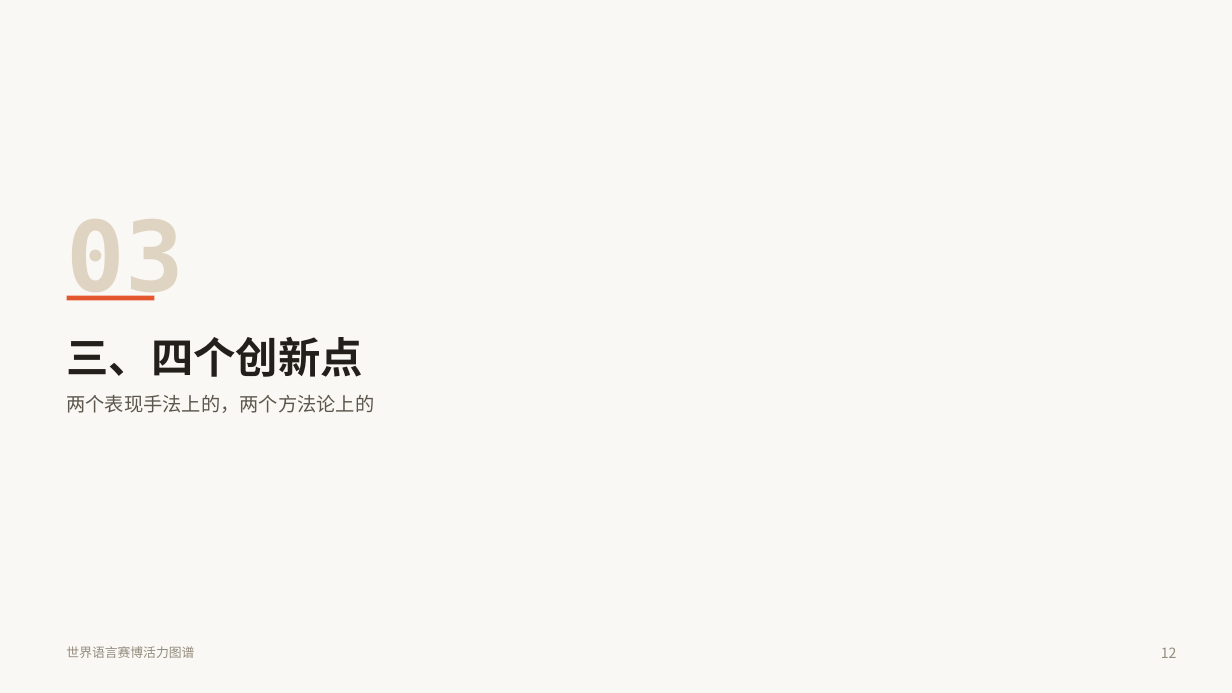
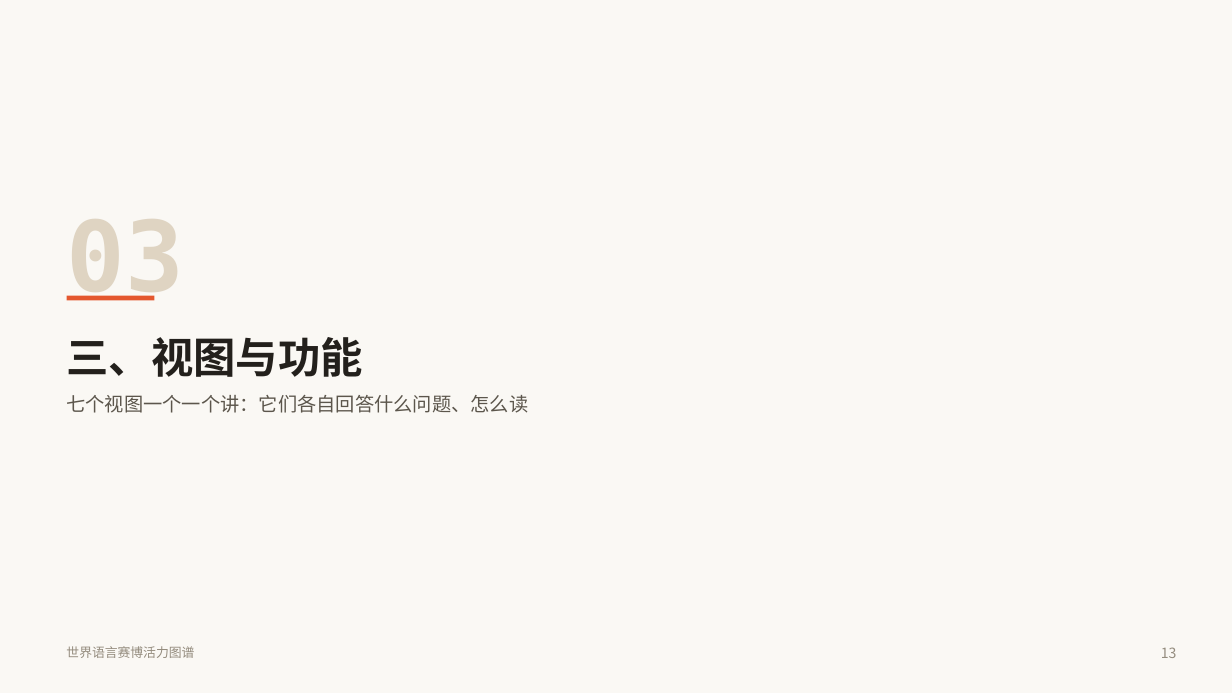
Before and after one commit to quvro/world-language-vitality-map, a slide deck: slide 13 of paper/世界语言赛博活力图谱_答辩PPT.pptx (slide 12 before the commit). Drawn at 1232x693 pixels with LibreOffice and Linux fonts; fonts in the diff are those of the drawing. Boxes give left, top, right and bottom in pixels: in the first picture for what was removed or moved away, otherwise in the second. Text is boxed around its words. In the diff, an @@ line names an element or a change of style, - is before the commit and + after.

Commit message:
﻿refactor(ppt): 二三两部分按新大纲重排
用户要求：第二部分讲系统架构 / 数据来源 / 搭建过程，第三部分详细讲视图与功能。

第二部分（9–12）
  9  章节页
  10 五个来源，四套互不重叠的记录口径      ← 数据来源
  11 搭建过程：从公开接口到一份数据契约    ← 新增
  12 四层架构：采集 → 处理 → 可视化 → 交互 ← 系统架构
     · 新增页按四步讲：抓取 / 清洗 / 建库 / 前端
     · 清洗那一步重点讲实体对齐（WALS 码、Glottocode、ISO 639-3 三方映射）

第三部分（13–21）
  · 标题从「三、四个创新点」改为「三、视图与功能」
  · 各页 kicker 从「创新点 N」改为视图 / 功能 / 方法论 / 交互
  · 页脚同步为「三、视图与功能」
  · 六个视图总览移到架构页之后，作为进入第三部分的过渡

顺带交换了「搭建过程」与「架构」的先后：先讲怎么搭出来的，
再讲为什么这么分层，比反过来顺。

```diff
--- a/paper/世界语言赛博活力图谱_答辩PPT.pptx
+++ b/paper/世界语言赛博活力图谱_答辩PPT.pptx
@@ text at box(66, 337, 362, 377): text changed @@
-三、四个创新点
+三、视图与功能
@@ text at box(66, 395, 528, 413): text changed @@
-两个表现手法上的，两个方法论上的
+七个视图一个一个讲：它们各自回答什么问题、怎么读
@@ text at box(1161, 647, 1177, 658): text changed @@
-12
+13
```
Also in this commit, not shown: 12 other slides changed, 1 slide added, 4 other files.
